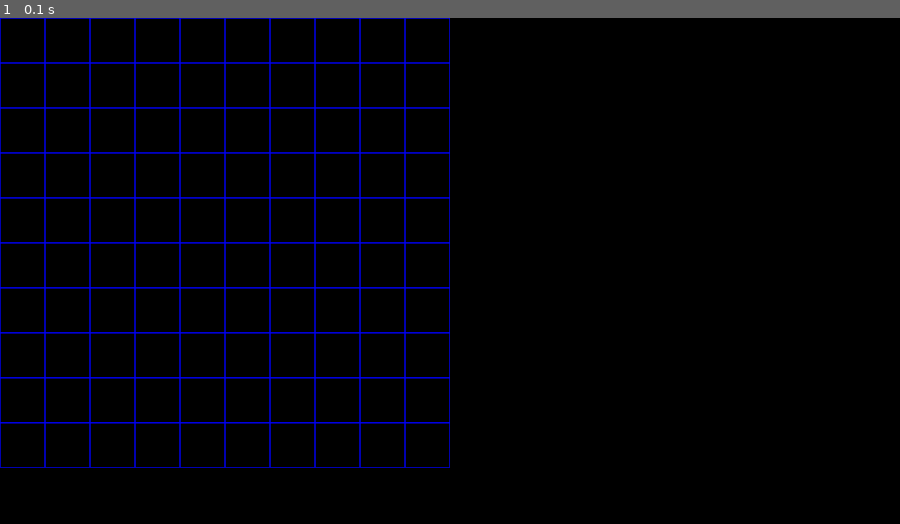
Above: before the commit, frame 1.
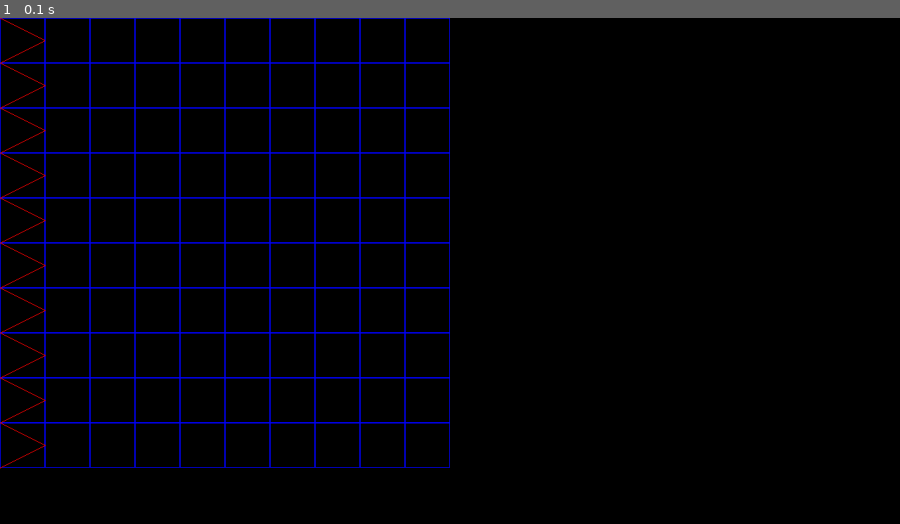
Above: after the commit, the same moment.

Repository: jctooley/pygame-isometric
Game: pygame game, started from app/__main__.py
The game is run twice, just before and just after one commit, with the same random seed, the same clock (stepped at 60 frames per second) and the same inputs.
Inputs:
- Up to frame 1 (0.1 s): no input

The runs differ from the first frame. In frame 1, 0.3% of the frame differs, in the area x 0-6%, y 0-90%.

Commit message:
Add README.md and config files

Diff:
--- a/app/game/game.py
+++ b/app/game/game.py
@@ -42,4 +42,7 @@
                 rect = pg.Rect(sq[0][0], sq[0][1], TILE_SIZE, TILE_SIZE)
                 pg.draw.rect(self.screen, (0, 0, 255), rect, 1)
 
+                p = self.world.world[x][x]["iso_poly"]
+                pg.draw.polygon(self.screen, (255, 0, 0), p, 1)
+
         pg.display.flip()
--- a/app/game/world.py
+++ b/app/game/world.py
@@ -29,6 +29,13 @@
             (grid_x * TILE_SIZE, grid_y * TILE_SIZE + TILE_SIZE),
         ]
 
-        out = {"grid": [grid_x, grid_y], "cart_rect": rect}
+        iso_poly = [self.cart_to_iso(x, y) for x, y in rect]
+
+        out = {"grid": [grid_x, grid_y], "cart_rect": rect, "iso_poly": iso_poly}
 
         return out
+
+    def cart_to_iso(self, x: int, y: int):
+        iso_x = x - y
+        iso_y = (x + y) / 2
+        return iso_x, iso_y
--- /dev/null
+++ b/tox.ini
@@ -0,0 +1,3 @@
+[flake8]
+max-line-length = 88
+extend-ignore = E203
Not shown, added: README.md
Not shown, added: .editorconfig
